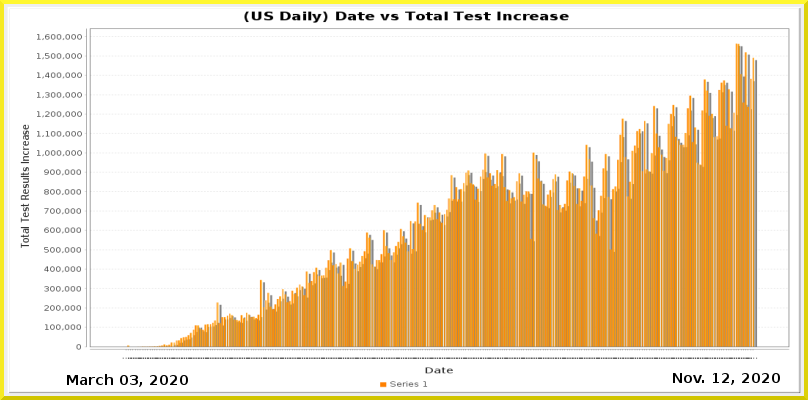
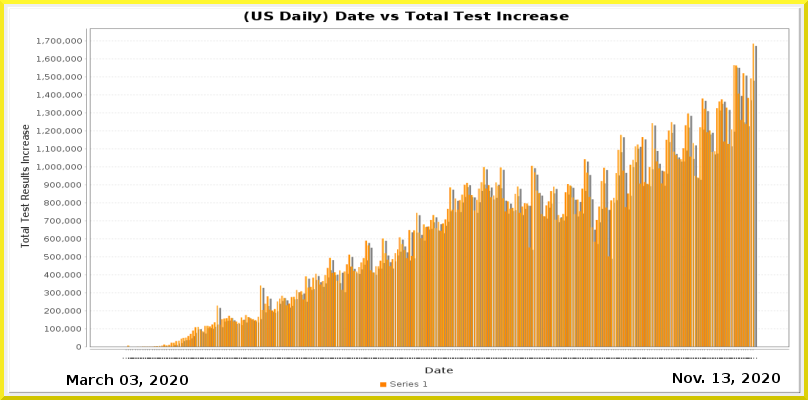
Layered file, before and after one edit (808x400). Changes by layer:
painted on "Current Date" over [722, 373, 730, 383]
painted on "Date_vs_TestIncrease.png" over [37, 34, 788, 359]
